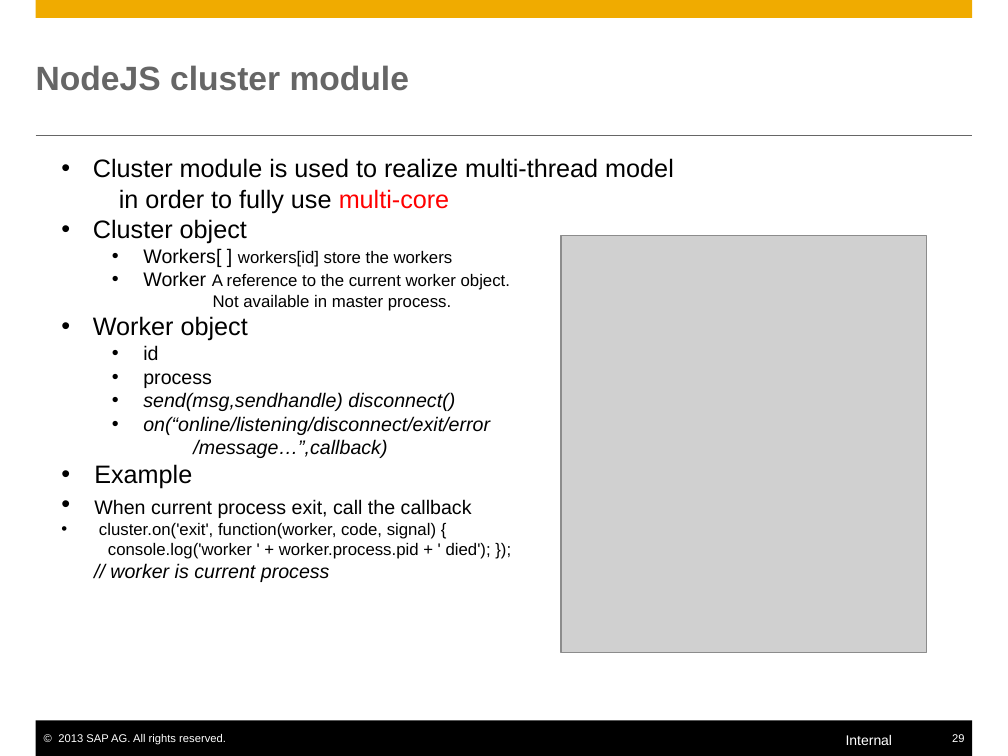
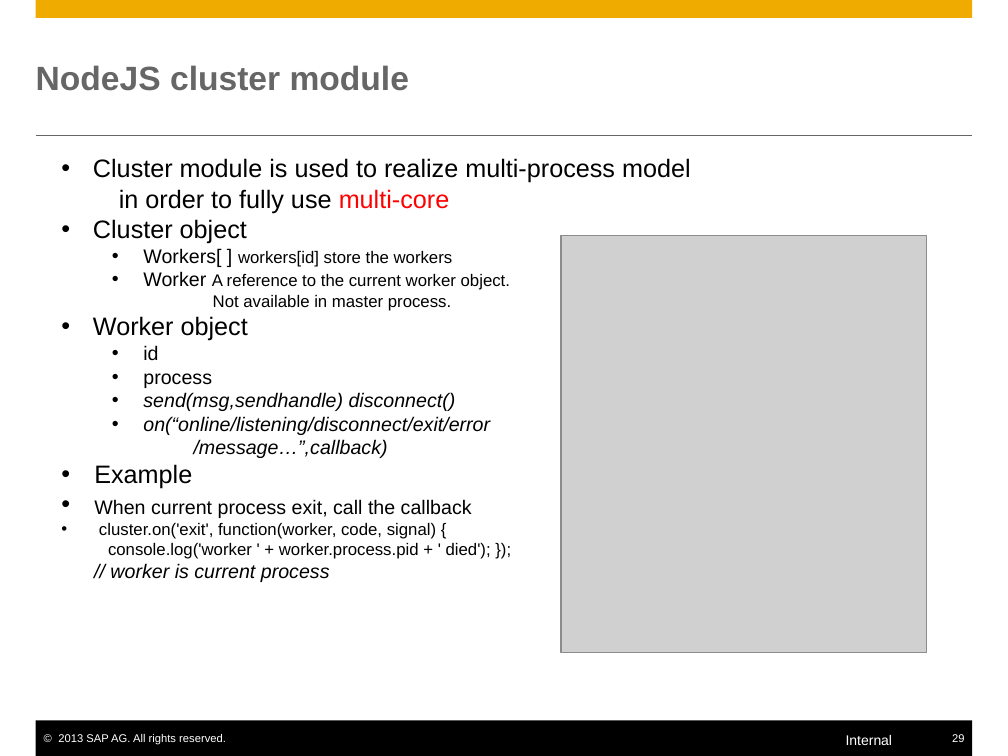
Before and after one commit to yjhcjykwbk-jlsec/mynodejs, a slide deck: slide 29 of nodejs.pptx. Drawn at 1008x756 pixels with LibreOffice and Linux fonts; fonts in the diff are those of the drawing; grey boxes stand for pictures. Boxes give left, top, right and bottom in pixels: in the first picture for what was removed or moved away, otherwise in the second. Text is boxed around its words. In the diff, an @@ line names an element or a change of style, - is before the commit and + after.

```diff
--- a/nodejs.pptx
+++ b/nodejs.pptx
@@ text at (93, 158, 691, 183): text changed @@
-• Cluster module is used to realize multi-thread model
+• Cluster module is used to realize multi-process model
```
Also in this commit, not shown: 2 other slides changed, 2 other files.
